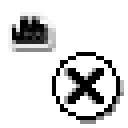
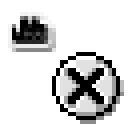
The second 128×128 image is a revision of the first. Changes to its layers:
painted on "Link" over [60, 60, 116, 116]
